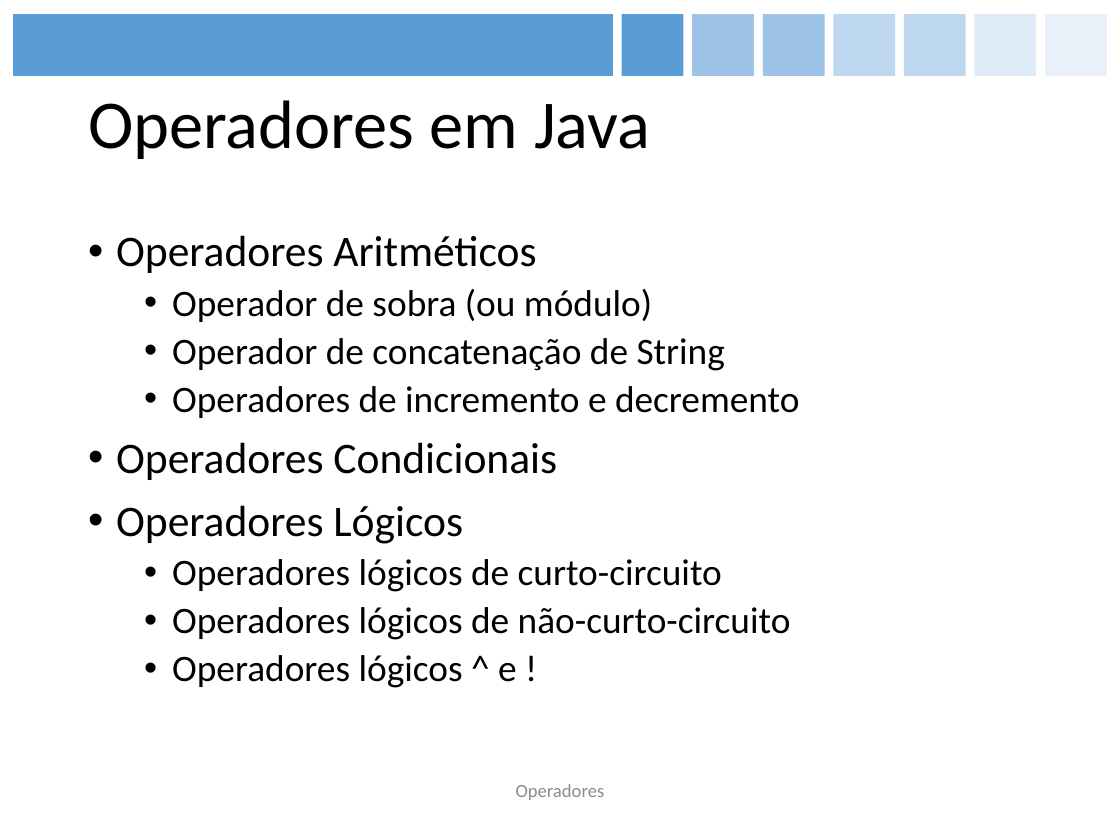
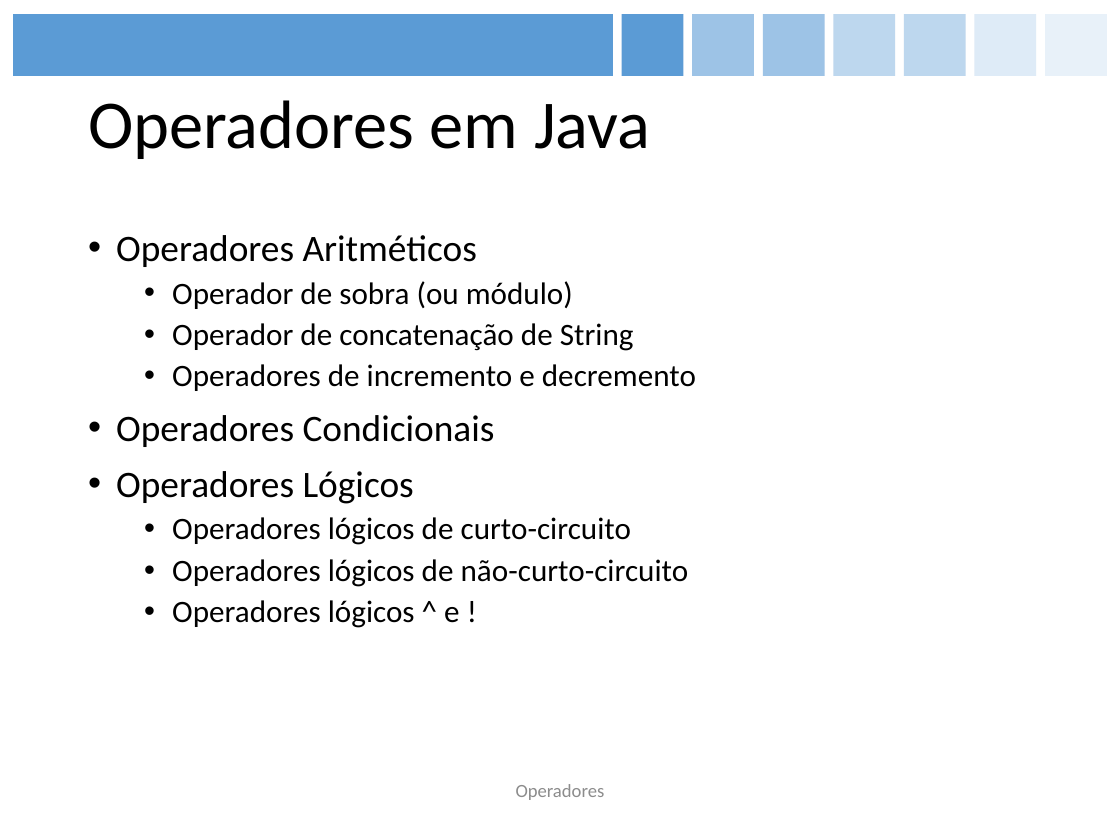
Before and after one commit to figueiredojrr/treinamentoJavaSeOcaAgosto, a slide deck: slide 49 of TreinamentoJavaSeOca/documentos/apresentação/OCA.pptx (slide 51 before the commit). Drawn at 1120x840 pixels with LibreOffice and Linux fonts; fonts in the diff are those of the drawing. Boxes give left, top, right and bottom in pixels: in the first picture for what was removed or moved away, otherwise in the second. Text is boxed around its words. In the diff, an @@ line names an element or a change of style, - is before the commit and + after.

```diff
--- a/TreinamentoJavaSeOca/documentos/apresentação/OCA.pptx
+++ b/TreinamentoJavaSeOca/documentos/apresentação/OCA.pptx
@@ text "Operadores Aritméticos" at bbox=[116, 235, 696, 628]: size 28 to 24 pt in "Operadores Aritméticos", "Operadores Condicionais", "Operadores Lógicos"; size 24 to 20 pt in "Operador de sobra (ou módulo)", "Operador de concatenação de String", "Operadores de incremento e decremento", "Operadores lógicos de curto-circuito" and 2 more places @@
```
Also in this commit, not shown: 14 other slides changed, 1 slide added, 3 slides removed.
